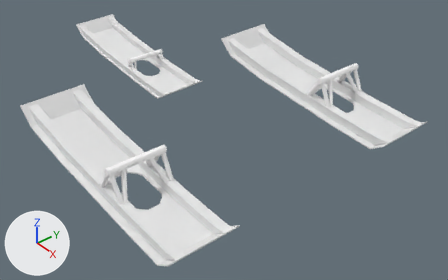
An edit to the Blender file Models/c172p-skis.blend, drawn before and after from the same camera.
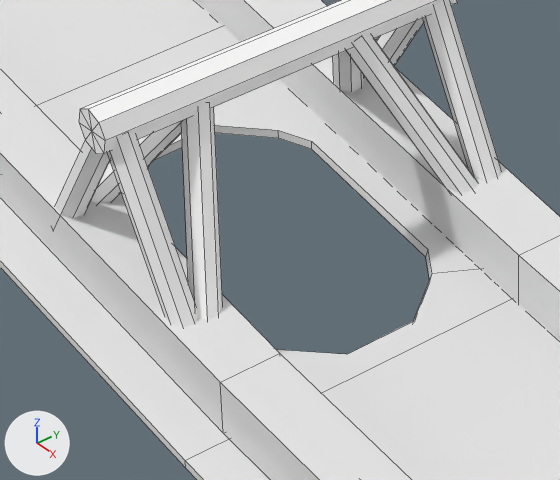
The first picture shows the older version from a camera (50 mm lens) standing at (4.07, -3.22, 1.67) and looking at (0.05, 0.11, -1.73). The close-ups show both versions on the part from 20% to 41% of the width and 54% to 82% of the height of that picture; other places that the commit changed are outside them. Every picture has the same lights, and +X, +Y and +Z are marked at lower left. The close-ups show mesh edges as thin lines.

Names of what the first close-up shows: 'LeftSki', 'LeftSkiAxle', 'LeftSkiAxleBl', 'LeftSkiAxleBr', 'LeftSkiBraceL', 'LeftSkiBraceR'.
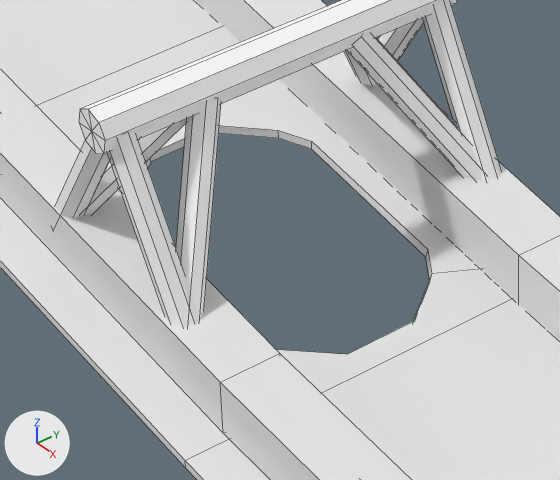
The change, as a diff of the scene's bpy script:
```diff
--- a/Models/c172p-skis.blend.py
+++ b/Models/c172p-skis.blend.py
@@ me_axle_016 @@
 # used by ob_leftskiaxlebl; location = (0.631, -1.352, -1.3); rotation_euler = (-2.0, -0.389, 0.275), in degrees (-115, -22, 16); scale = (0.86, 1.03, 0.835)
-me_axle_016.from_pydata(...)  # 72 vertices, 96 faces; spans x -0.363..0.005, y -0.189..0.152, z -0.16..0.053
+me_axle_016.from_pydata(...)  # 72 vertices, 96 faces; spans x -0.363..0.01, y -0.198..0.152, z -0.16..0.04
+# me_axle_016 part 2: the loose piece of 18 vertices spanning x -0.348..-0.033, y -0.189..-0.007, z -0.01..0.053 is multiplied about its middle by the matrix ((0.988, 0.06, -0.064), (-0.051, 0.982, 0.133), (0.072, -0.129, 0.981)), then moved by (0.012, -0.002, -0.02)
+# me_axle_016 part 3: 18 of 72 vertices moved; they spanned x -0.054..0.005, y -0.166..0.134, z -0.026..0.029 and now span x -0.363..-0.062, y -0.157..0.008, z -0.157..0.024; mean shift (-0.188, -0.059, -0.068); largest move (-0.005, 0.134, 0.007) -> (-0.339, 0.005, 0.012)
+# me_axle_016 part 4: 18 of 72 vertices moved; they spanned x -0.363..-0.062, y -0.157..0.008, z -0.157..0.024 and now span x -0.068..0.01, y -0.174..0.128, z -0.052..0.035; mean shift (0.184, 0.052, 0.058); largest move (-0.339, 0.005, 0.012) -> (-0.019, 0.127, -0.024)
 me_axle_016.materials.append(mat_ac3dmat1_000)
@@ me_axle_012 @@
 # used by ob_leftskiaxlebr; location = (0.626, -1.011, -1.303); rotation_euler = (-1.217, -0.43, -0.0907), in degrees (-70, -25, -5.2); scale = (0.86, 1.03, 0.835)
-me_axle_012.from_pydata(...)  # 72 vertices, 96 faces; spans x -0.358..0.005, y -0.182..0.156, z -0.026..0.172
+me_axle_012.from_pydata(...)  # 72 vertices, 96 faces; spans x -0.358..0.005, y -0.196..0.156, z -0.025..0.172
+# me_axle_012 part 1: 54 of 72 vertices moved; they spanned x -0.358..0.005, y -0.182..0.134, z -0.026..0.172 and now span x -0.358..0.005, y -0.196..0.106, z -0.025..0.172; mean shift (0.007, -0.008, 0.014); largest move (-0.005, 0.134, 0.007) -> (-0.338, 0.015, 0.058)
 me_axle_012.materials.append(mat_ac3dmat1_000)
```

Pixel boxes [x1, y1, x2, y2] of what changed, in the close-ups (560 x 480 px; the box of a moved part takes in the faces that stretch with it):
'LeftSkiAxleBl', reshaped
    before: [55, 103, 222, 327]
    after: [55, 99, 221, 327]
'LeftSkiAxleBr', reshaped
    before: [333, 0, 501, 193]
    after: [344, 0, 501, 180]
part 1 of me_axle_012, moved or reshaped
    before: [333, 36, 478, 193]
    after: [344, 36, 482, 180]
part 2 of me_axle_016, moved or reshaped
    before: [91, 121, 182, 204]
    after: [84, 119, 187, 215]
part 3 of me_axle_016, moved or reshaped
    before: [181, 103, 222, 320]
    after: [55, 141, 110, 218]
part 4 of me_axle_016, moved or reshaped
    before: [55, 141, 110, 218]
    after: [176, 99, 221, 326]
